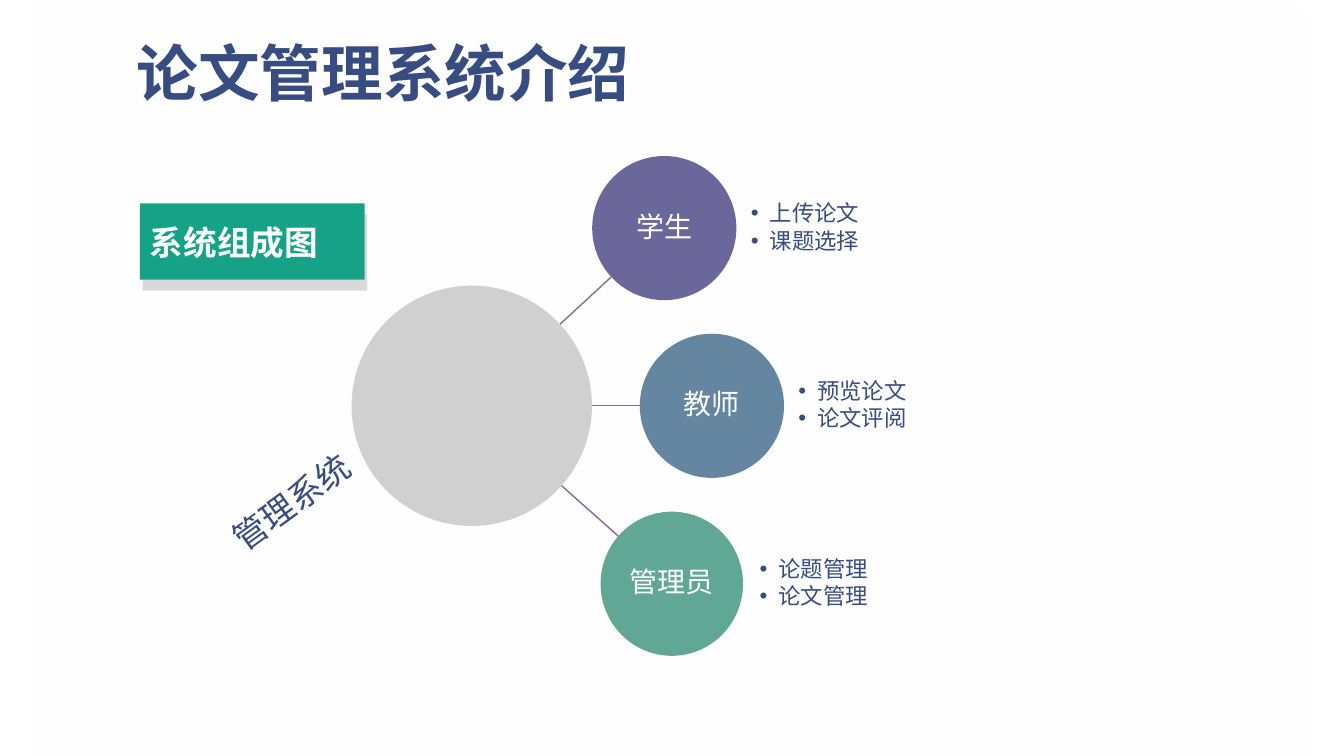
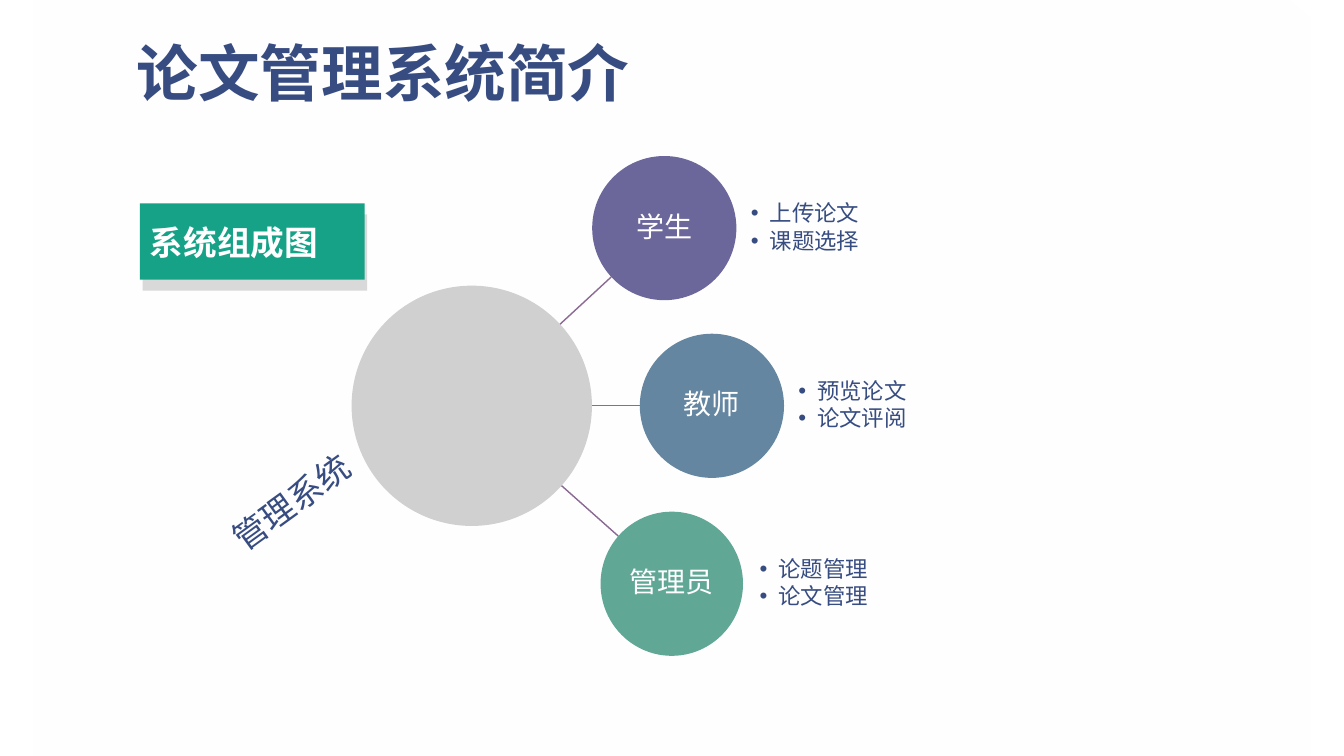
Before and after one commit to smallSand/files, a slide deck: slide 6 of doc/my/物理学论文网站的设计与实现.pptx. Drawn at 1344x756 pixels with LibreOffice and Linux fonts; fonts in the diff are those of the drawing; grey boxes stand for pictures; background and template pictures are left out. Boxes give left, top, right and bottom in pixels: in the first picture for what was removed or moved away, otherwise in the second. Text is boxed around its words. In the diff, an @@ line names an element or a change of style, - is before the commit and + after.

```diff
--- a/doc/my/物理学论文网站的设计与实现.pptx
+++ b/doc/my/物理学论文网站的设计与实现.pptx
@@ title at [137, 43, 630, 102]: text changed @@
-论文管理系统介绍
+论文管理系统简介
```
Also in this commit, not shown: 7 other slides changed.
